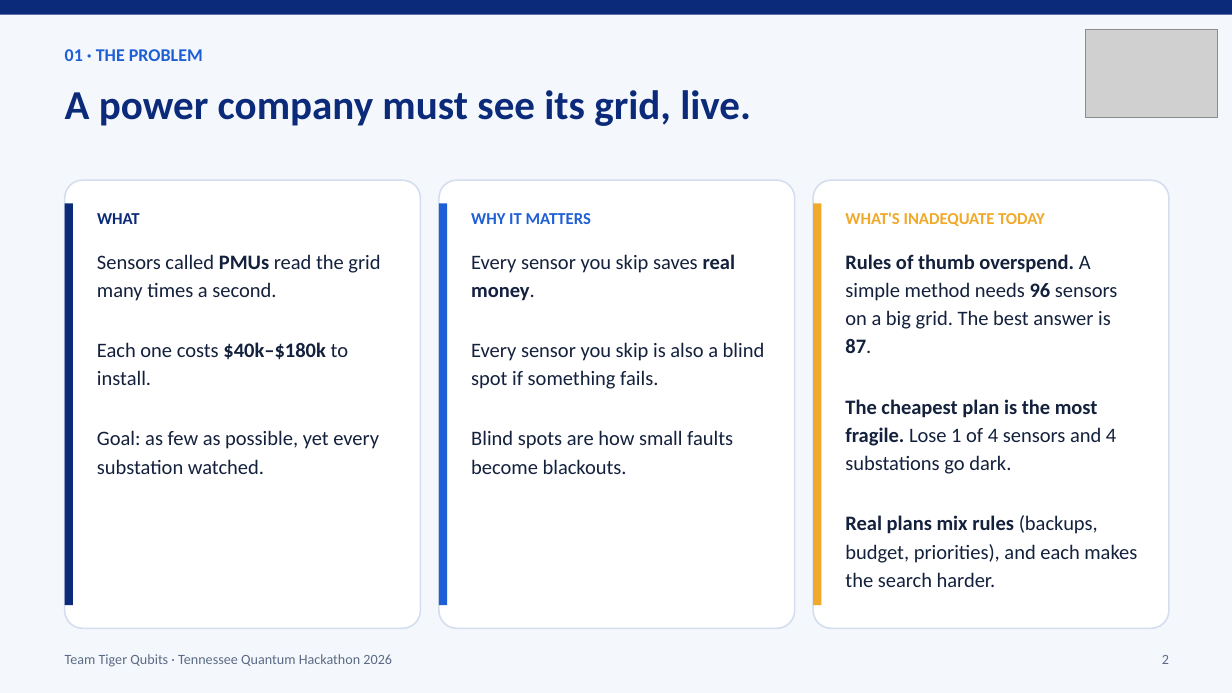
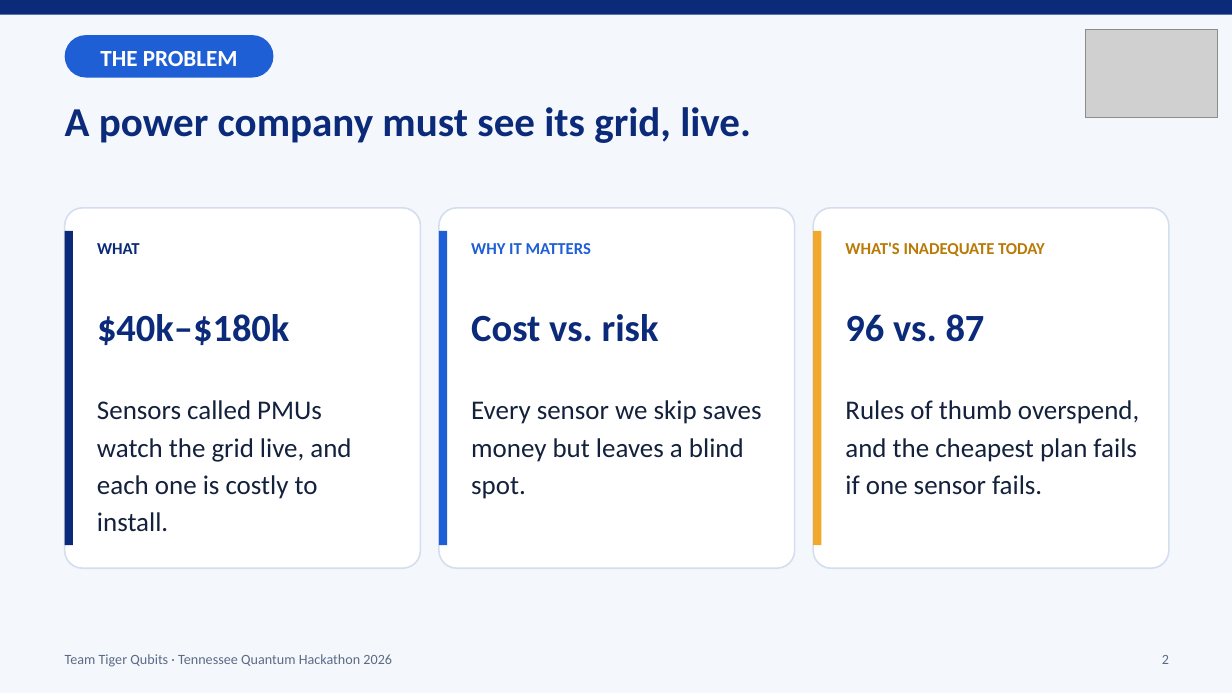
Before and after one commit to maalik313/pmu-placement-team, a slide deck: slide 2 of docs/deck/Tiger_Qubits_Pitch_v2.pptx. Drawn at 1232x693 pixels with LibreOffice and Linux fonts; fonts in the diff are those of the drawing; grey boxes stand for pictures. Boxes give left, top, right and bottom in pixels: in the first picture for what was removed or moved away, otherwise in the second. Text is boxed around its words. In the diff, an @@ line names an element or a change of style, - is before the commit and + after.

```diff
--- a/docs/deck/Tiger_Qubits_Pitch_v2.pptx
+++ b/docs/deck/Tiger_Qubits_Pitch_v2.pptx
@@ text "THE PROBLEM" at (100, 51, 238, 66): vertical alignment top to middle @@
@@ rounded rectangle added at (65, 35, 274, 78), fill #1F5FD6 @@
@@ text at (100, 51, 238, 66): text changed; size 14 to 18 pt; text colour #1F5FD6 to #FFFFFF @@
-01 · THE PROBLEM
+THE PROBLEM
@@ text "A power company must see ...": place and size @@
-text "A power company must see ..." at (65, 90, 751, 126)
+text "A power company must see ..." at (65, 107, 751, 143)
@@ rounded rectangle: place and size @@
-rounded rectangle at (65, 180, 421, 628)
+rounded rectangle at (65, 208, 421, 568)
@@ rounded rectangle: place and size @@
-rounded rectangle at (439, 180, 795, 628)
+rounded rectangle at (439, 208, 795, 568)
@@ rounded rectangle: place and size @@
-rounded rectangle at (813, 180, 1169, 628)
+rounded rectangle at (813, 208, 1169, 568)
@@ rectangle: place and size @@
-rectangle at (65, 203, 73, 605)
+rectangle at (65, 231, 73, 545)
@@ rectangle: place and size @@
-rectangle at (439, 203, 447, 605)
+rectangle at (439, 231, 447, 545)
@@ rectangle: place and size @@
-rectangle at (813, 203, 822, 605)
+rectangle at (813, 231, 822, 545)
@@ 3 texts: place and size @@
-3 texts at (97, 212, 1045, 226)
+3 texts at (97, 242, 1045, 256)
@@ text "WHAT'S INADEQUATE TODAY" at (845, 242, 1045, 256): text colour #F0A92B to #B97A06 @@
@@ text removed at (845, 254, 1137, 587) @@
-Rules of thumb overspend. A simple method needs 96 sensors on a big grid. The best answer is 87.
-The cheapest plan is the most fragile. Lose 1 of 4 sensors and 4 substations go dark.
-Real plans mix rules (backups, budget, priorities), and each makes the search harder.
@@ text added at (97, 314, 289, 345), 30 pt, text #0B2A7A, bold @@
+$40k–$180k
@@ text added at (471, 314, 659, 342), 30 pt, text #0B2A7A, bold @@
+Cost vs. risk
@@ text added at (845, 314, 985, 342), 30 pt, text #0B2A7A, bold @@
+96 vs. 87
@@ text at (97, 400, 351, 532): text changed; size 16 to 21 pt @@
-Sensors called PMUs read the grid many times a second.
-Each one costs $40k–$180k to install.
-Goal: as few as possible, yet every substation watched.
+Sensors called PMUs watch the grid live, and each one is costly to install.
@@ text at (471, 400, 762, 499): text changed; size 16 to 21 pt @@
-Every sensor you skip saves real money.
-Every sensor you skip is also a blind spot if something fails.
-Blind spots are how small faults become blackouts.
+Every sensor we skip saves money but leaves a blind spot.
@@ text added at (845, 400, 1139, 495), 21 pt, text #14213D @@
+Rules of thumb overspend, and the cheapest plan fails if one sensor fails.
```
Also in this commit, not shown: 6 other slides changed.
